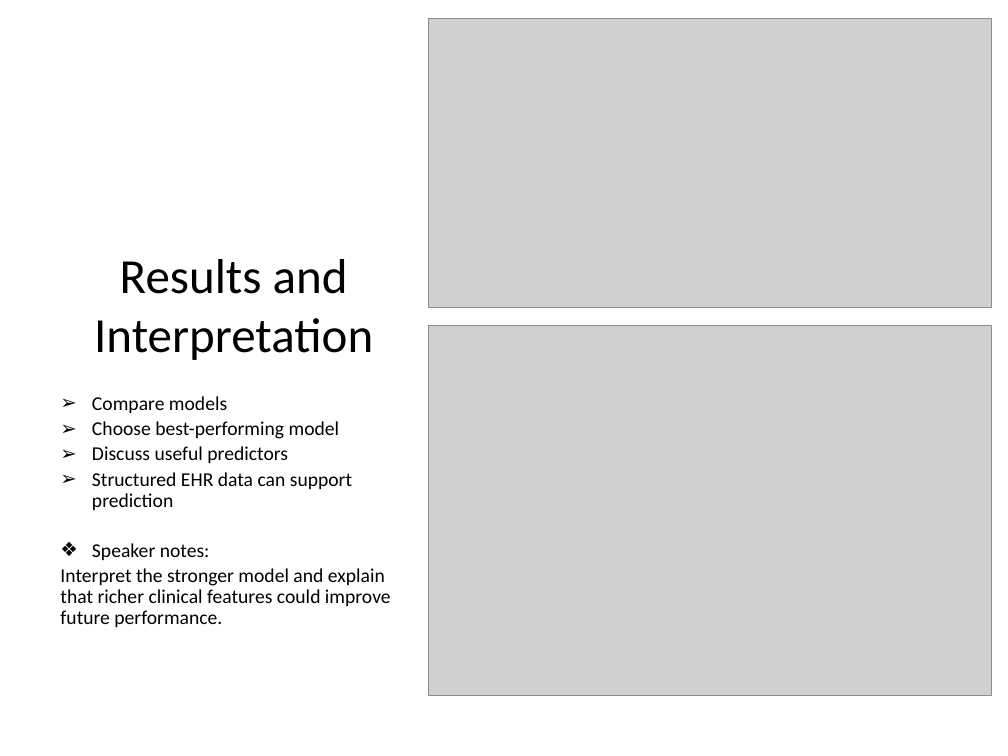
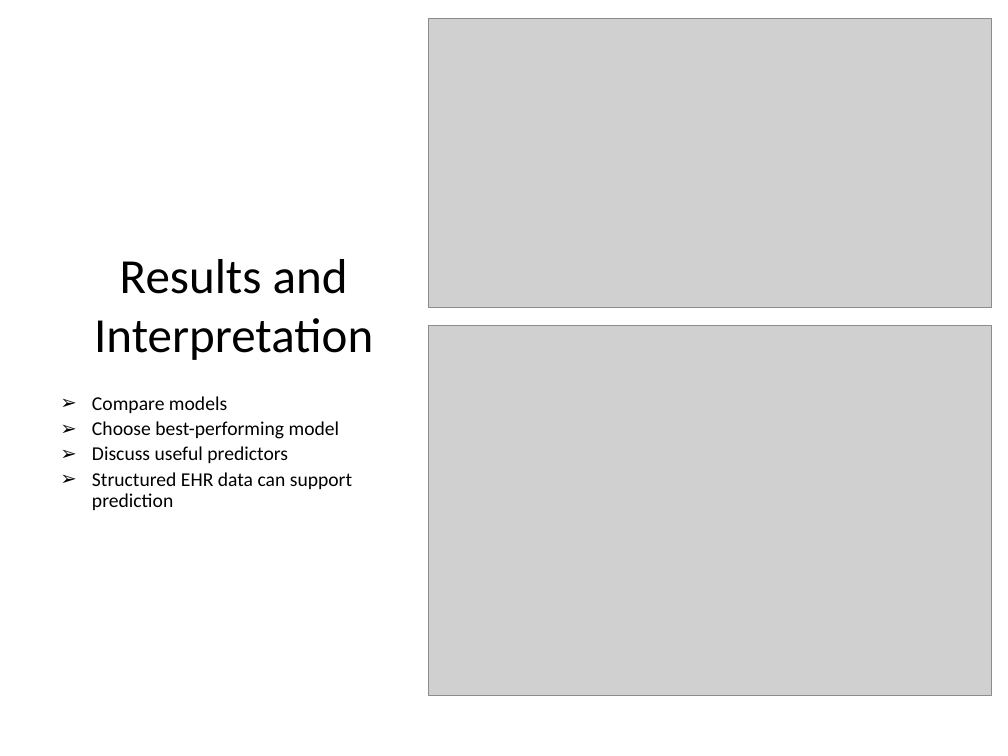
Before and after one commit to abhishekraman2001/AI-Health, a slide deck: slide 13 of akr3222-SelfLearningTuotorial.pptx. Drawn at 1008x756 pixels with LibreOffice and Linux fonts; fonts in the diff are those of the drawing; grey boxes stand for pictures. Boxes give left, top, right and bottom in pixels: in the first picture for what was removed or moved away, otherwise in the second. Text is boxed around its words. In the diff, an @@ line names an element or a change of style, - is before the commit and + after.

```diff
--- a/akr3222-SelfLearningTuotorial.pptx
+++ b/akr3222-SelfLearningTuotorial.pptx
@@ text at (60,543,391,627): paragraphs removed @@
-  ❖ Speaker notes:
-  Interpret the stronger model and explain that richer clinical features could improve future performance.
```
Also in this commit, not shown: 10 other slides changed.
